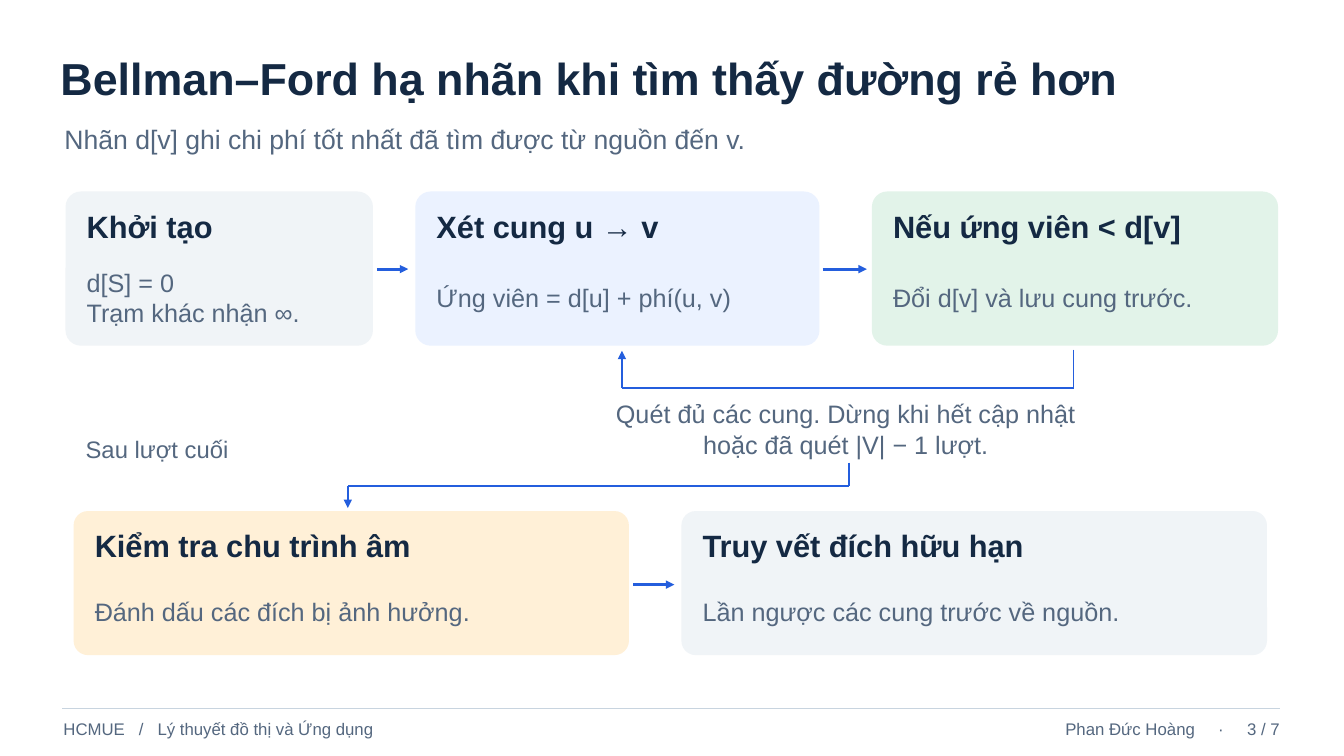
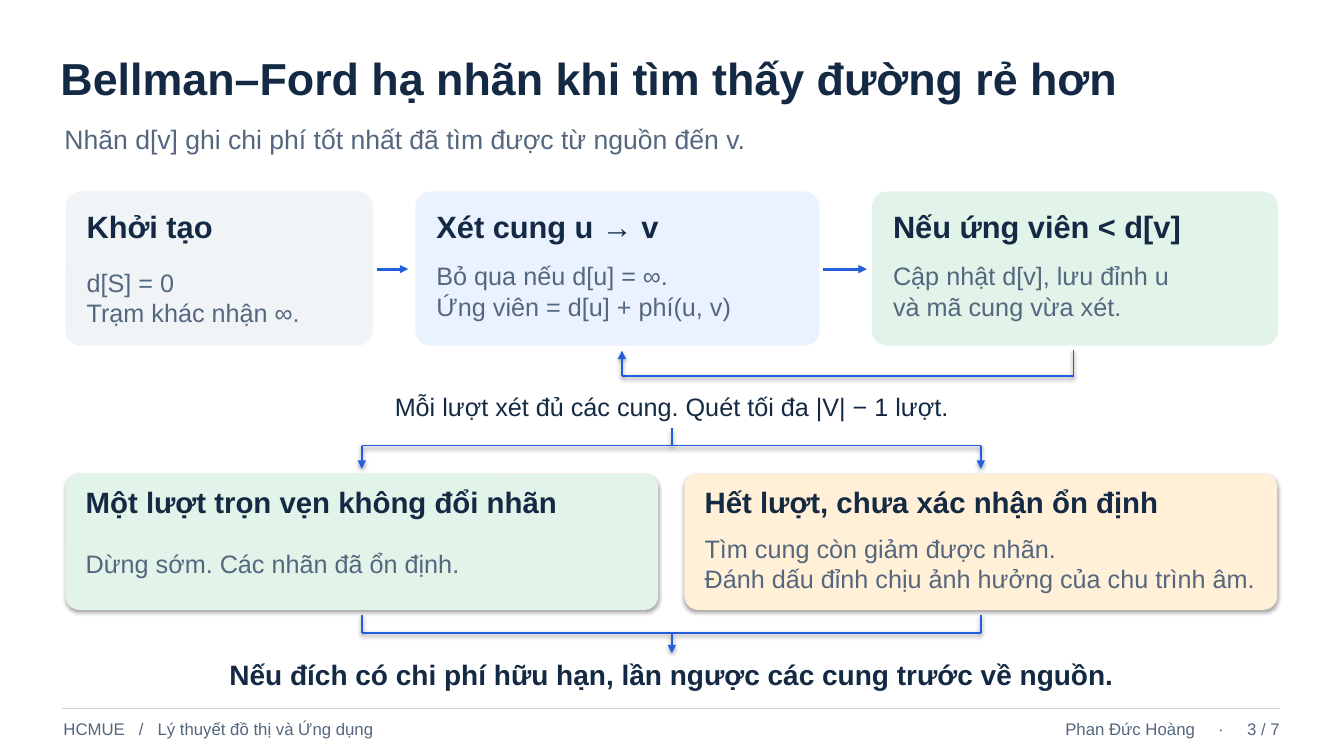
Before and after one commit to saolaisaanh123-web/-ng-d-ng-thu-t-to-n-Ford-Bellman-trong-thi-t-k-m-ng-i-n-ti-t-ki-m-chi-ph-, a slide deck: slide 3 of Document/Slides/Bellman-Ford-Phan-Duc-Hoang.pptx. Drawn at 1344x756 pixels with LibreOffice and Linux fonts; fonts in the diff are those of the drawing. Boxes give left, top, right and bottom in pixels: in the first picture for what was removed or moved away, otherwise in the second. Text is boxed around its words. In the diff, an @@ line names an element or a change of style, - is before the commit and + after.

Commit message:
Sửa lưu đồ dừng sớm và hướng dẫn demo trên slide của Hoàng

```diff
--- a/Document/Slides/Bellman-Ford-Phan-Duc-Hoang.pptx
+++ b/Document/Slides/Bellman-Ford-Phan-Duc-Hoang.pptx
@@ text at [436, 265, 614, 290]: paragraph added @@
+Bỏ qua nếu d[u] = ∞.
@@ text at [893, 266, 1169, 321]: text changed @@
-Đổi d[v] và lưu cung trước.
+Cập nhật d[v], lưu đỉnh u
+và mã cung vừa xét.
@@ line moved from (849, 463) - (849, 486) to (622, 376) - (622, 351) @@
@@ line (622, 376) - (622, 351): line to arrow @@
@@ arrow moved from (622, 388) - (622, 351) to (1074, 350) - (1074, 376) @@
@@ arrow (1074, 350) - (1074, 376): arrow to line @@
@@ line moved from (1074, 388) - (622, 388) to (1074, 376) - (622, 376) @@
@@ text at [395, 395, 948, 421]: text changed; text colour #54677F to #142943 @@
-Quét đủ các cung. Dừng khi hết cập nhật
-hoặc đã quét |V| − 1 lượt.
+Mỗi lượt xét đủ các cung. Quét tối đa |V| − 1 lượt.
@@ text removed at [86, 439, 229, 462] @@
-Sau lượt cuối
@@ line moved from (849, 486) - (348, 486) to (362, 446) - (981, 446) @@
@@ arrow added from (362, 446) to (362, 469), #245EDD 1.4 pt @@
@@ arrow moved from (348, 486) - (348, 508) to (673, 429) - (673, 446) @@
@@ arrow (673, 429) - (673, 446): arrow to line @@
@@ line moved from (1074, 350) - (1074, 388) to (981, 446) - (981, 469) @@
@@ line (981, 446) - (981, 469): line to arrow @@
@@ rounded rectangle: place and size @@
-rounded rectangle at [74, 511, 629, 655]
+rounded rectangle at [66, 474, 658, 610]
@@ rounded rectangle at [66, 474, 658, 610]: fill #FFF0D7 to #E2F3E9; shadow on @@
@@ rounded rectangle: place and size @@
-rounded rectangle at [682, 511, 1267, 655]
+rounded rectangle at [685, 474, 1277, 610]
@@ rounded rectangle at [685, 474, 1277, 610]: fill #F0F4F7 to #FFF0D7; shadow on @@
@@ text added at [86, 490, 557, 519], 21 pt, text #142943, bold @@
+Một lượt trọn vẹn không đổi nhãn
@@ text added at [705, 490, 1158, 519], 21 pt, text #142943, bold @@
+Hết lượt, chưa xác nhận ổn định
@@ text removed at [95, 533, 410, 558] @@
-Kiểm tra chu trình âm
@@ text removed at [703, 533, 1024, 563] @@
-Truy vết đích hữu hạn
@@ text added at [705, 539, 1255, 593], 18 pt, text #54677F @@
+Tìm cung còn giảm được nhãn.
+Đánh dấu đỉnh chịu ảnh hưởng của chu trình âm.
@@ text added at [86, 553, 460, 578], 18 pt, text #54677F @@
+Dừng sớm. Các nhãn đã ổn định.
@@ arrow removed from (633, 585) to (675, 585) @@
@@ text removed at [95, 601, 469, 626] @@
-Đánh dấu các đích bị ảnh hưởng.
@@ line added from (362, 615) to (362, 633), #245EDD 1.4 pt @@
@@ line added from (981, 615) to (981, 633), #245EDD 1.4 pt @@
@@ line added from (362, 633) to (981, 633), #245EDD 1.4 pt @@
@@ arrow added from (673, 633) to (673, 653), #245EDD 1.4 pt @@
@@ text at [229, 663, 1113, 690]: text changed; size 18 to 20 pt; text colour #54677F to #142943; bold on @@
-Lần ngược các cung trước về nguồn.
+Nếu đích có chi phí hữu hạn, lần ngược các cung trước về nguồn.
```
Also in this commit, not shown: 2 other files.
